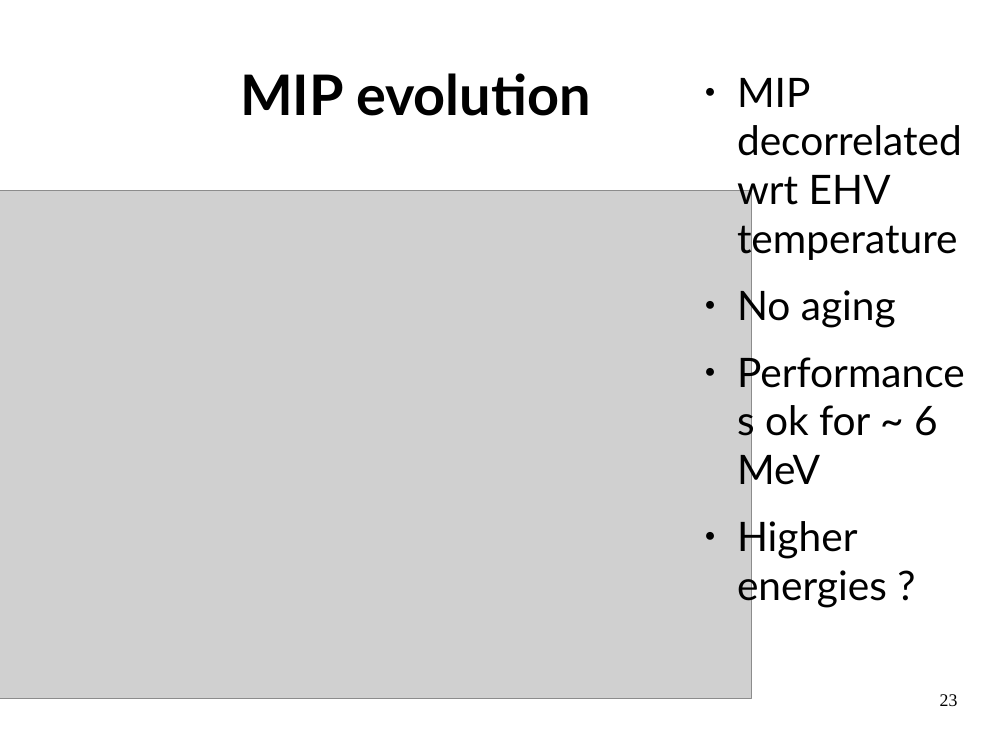
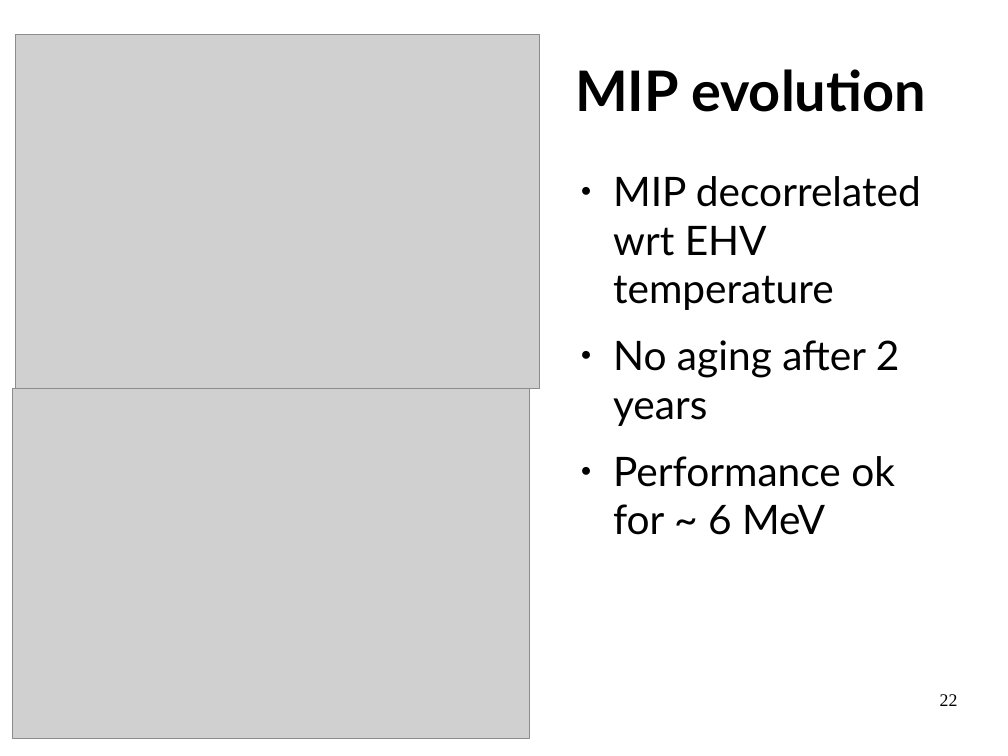
Before and after one commit to LBasara/LBasara.github.io, a slide deck: slide 22 of Defense.odp (slide 23 before the commit). Drawn at 1008x756 pixels with LibreOffice and Linux fonts; fonts in the diff are those of the drawing; grey boxes stand for pictures. Boxes give left, top, right and bottom in pixels: in the first picture for what was removed or moved away, otherwise in the second. Text is boxed around its words. In the diff, an @@ line names an element or a change of style, - is before the commit and + after.

```diff
--- a/Defense.odp
+++ b/Defense.odp
@@ title "MIP evolution": place and size @@
-title "MIP evolution" at bbox=[240, 73, 591, 116]
+title "MIP evolution" at bbox=[575, 69, 926, 112]
@@ picture: place and size @@
-picture at bbox=[0, 190, 751, 699]
+picture at bbox=[16, 34, 540, 389]
@@ text "MIP decorrelated wrt EHV temperature": place and size @@
-text "MIP decorrelated wrt EHV temperature" at bbox=[737, 78, 962, 608]
+text "MIP decorrelated wrt EHV temperature" at bbox=[613, 176, 921, 535]
@@ text at bbox=[613, 340, 900, 535]: text changed @@
-● No aging
-● Performances ok for ~ 6 MeV
-● Higher energies ?
+● No aging after 2 years
+● Performance ok for ~ 6 MeV
@@ picture added at bbox=[13, 389, 531, 739] @@
@@ page number at bbox=[940, 694, 958, 706]: text changed @@
-23
+22
```
Also in this commit, not shown: 14 other slides changed, 4 slides added, 4 slides removed, 43 other files.
